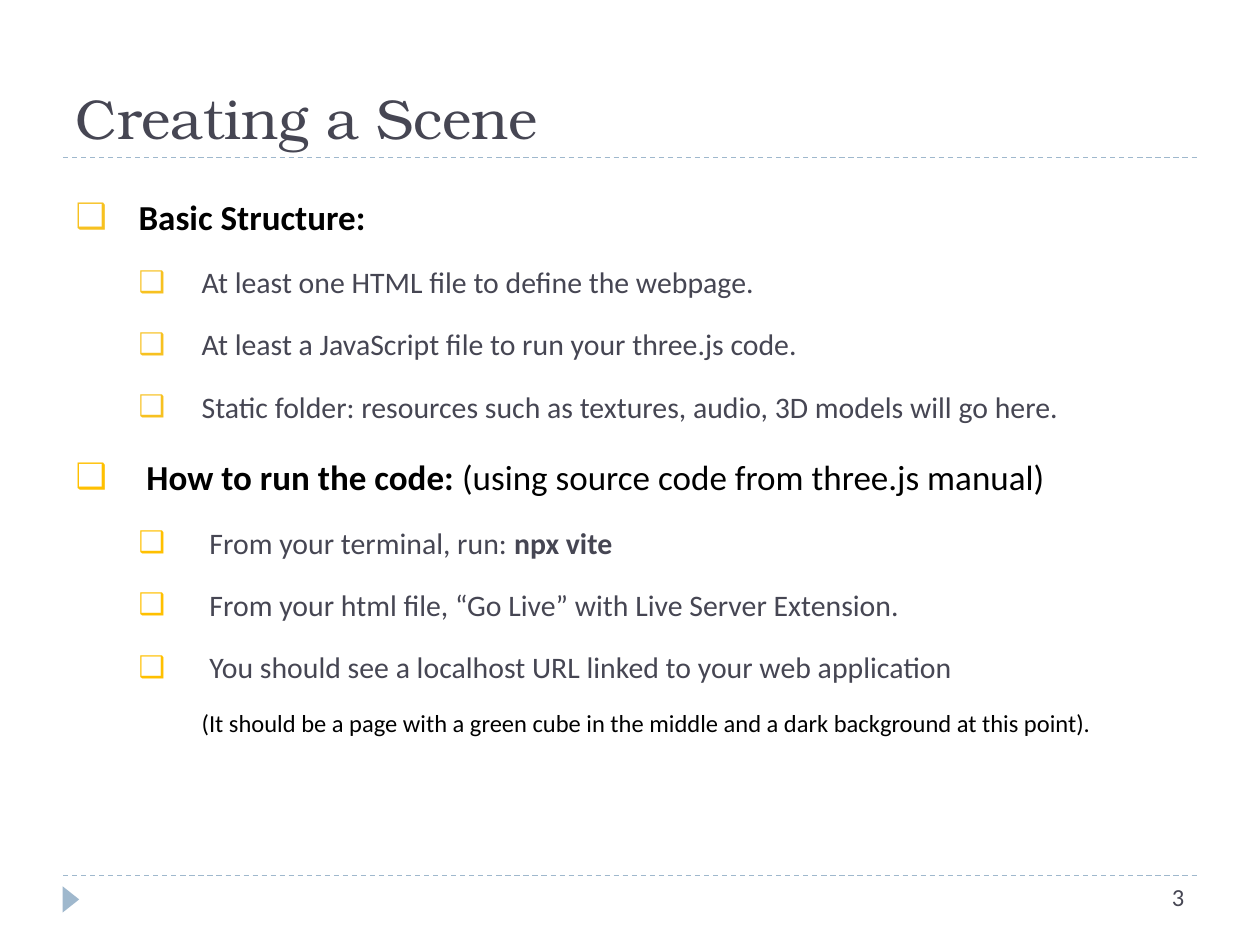
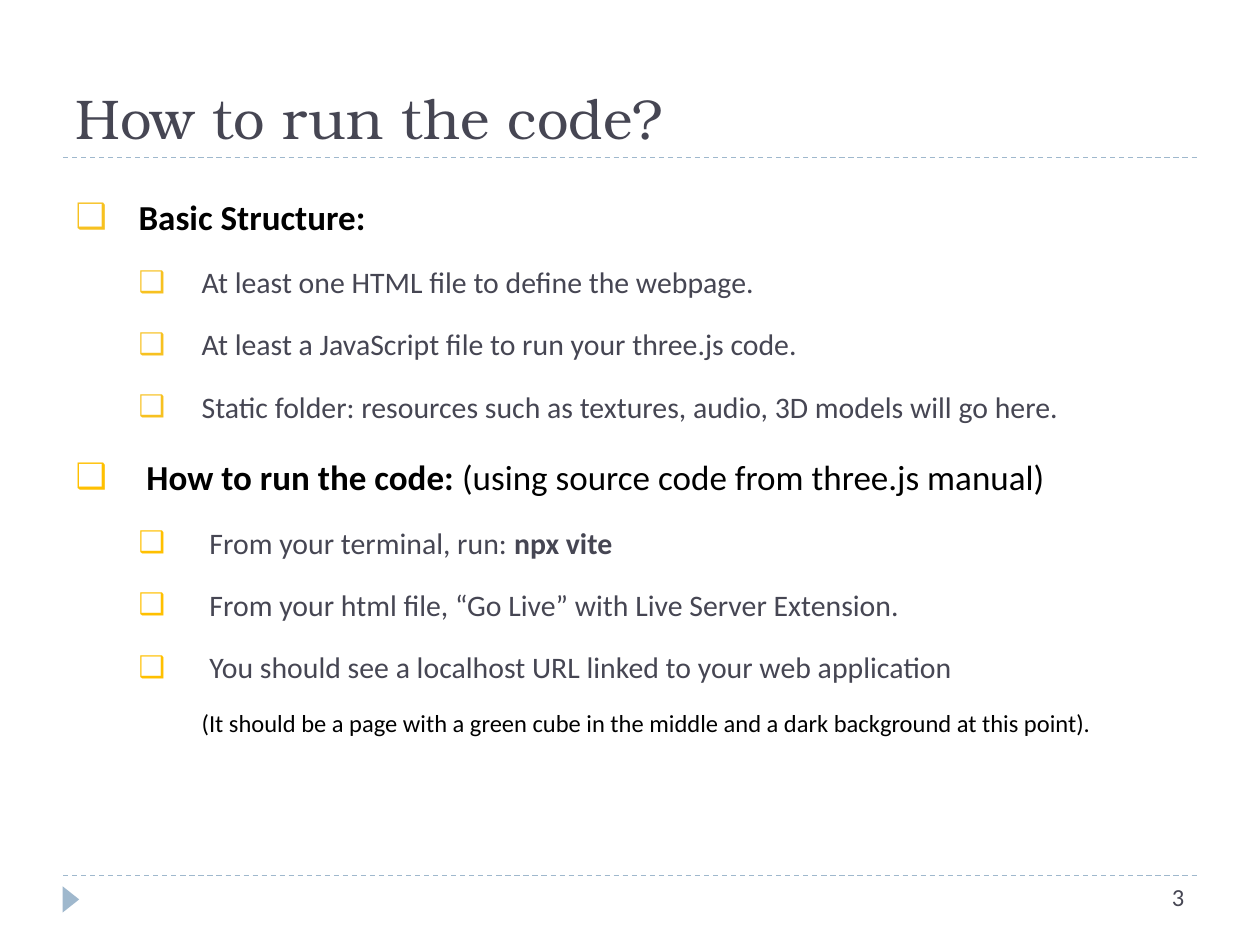
Before and after one commit to nmk-k66-uet/ThreeJS-Practice, a slide deck: slide 5 of Slides/Lec1 - Scene & Primitives.pptx. Drawn at 1260x945 pixels with LibreOffice and Linux fonts; fonts in the diff are those of the drawing. Boxes give left, top, right and bottom in pixels: in the first picture for what was removed or moved away, otherwise in the second. Text is boxed around its words. In the diff, an @@ line names an element or a change of style, - is before the commit and + after.

Commit message:
Update Lec 0 & 1 slides

```diff
--- a/Slides/Lec1 - Scene & Primitives.pptx
+++ b/Slides/Lec1 - Scene & Primitives.pptx
@@ title at bbox=[76, 99, 663, 140]: text changed @@
-Creating a Scene
+How to run the code?
```
Also in this commit, not shown: 4 other slides changed, 1 slide added, 6 other files.
